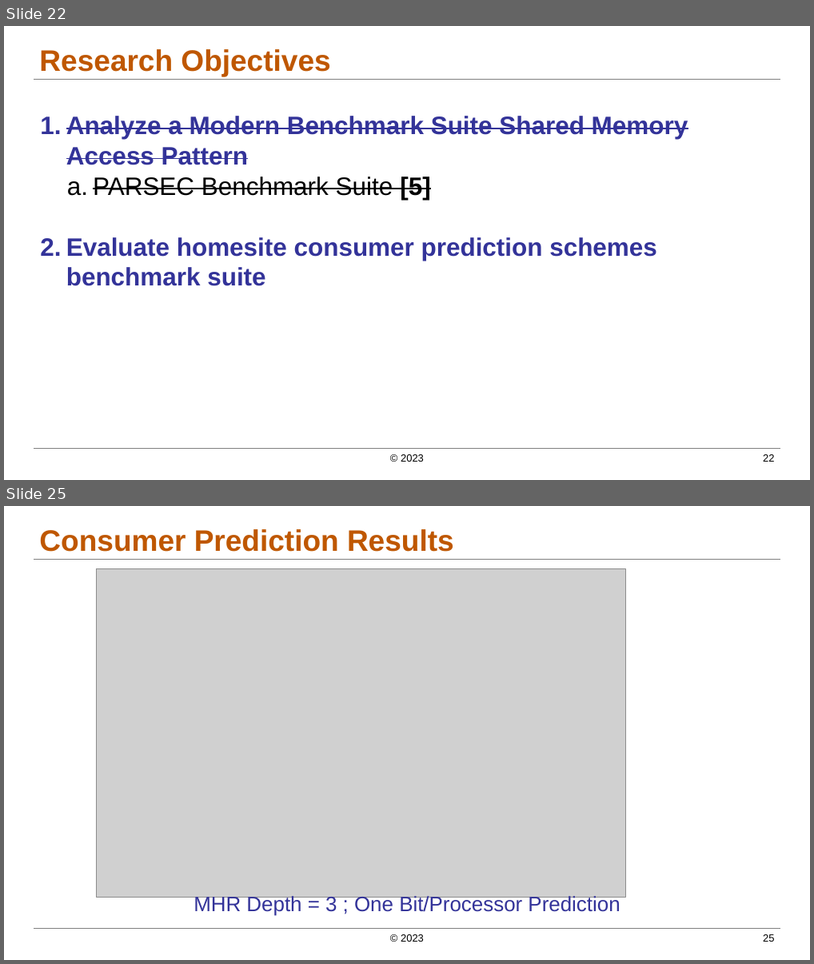
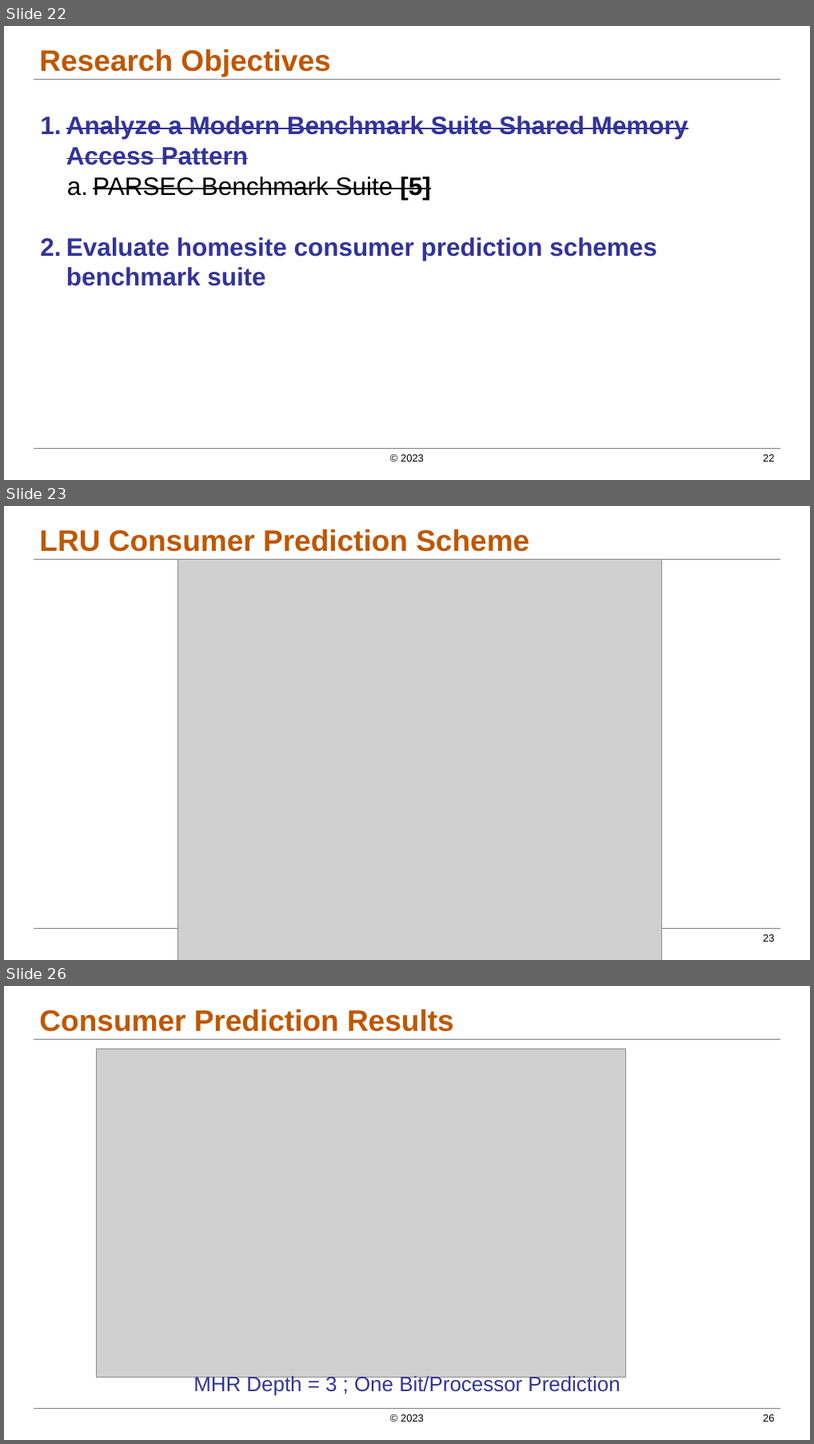
Before and after one commit to chekfung/parallel_comp_arch_final_project, a slide deck: presentation_materials/Parallel Comp Arch Final Presentation.pptx. Shown one above the other, each under a label of ours: slides 22 and 25 before the commit, slides 22, 23 and 26 after it; the slides between them are not shown. The pictures are 814x964 and 814x1444 pixels, drawn with LibreOffice and Linux fonts; fonts in the diff are those of the drawing; grey boxes stand for pictures. Boxes give left, top, right and bottom in pixels: in the first picture for what was removed or moved away, otherwise in the second. Text is boxed around its words. In the diff, an @@ line names an element or a change of style, - is before the commit and + after.

```diff
--- a/presentation_materials/Parallel Comp Arch Final Presentation.pptx
+++ b/presentation_materials/Parallel Comp Arch Final Presentation.pptx
@@ slide 23 added at (x1=4, y1=506, x2=810, y2=960), background #FFFFFF; not listed: 2 template elements that a slide beside it also shows @@
@@ title added at (x1=39, y1=529, x2=530, y2=552), 40 pt, text #BF5700, bold @@
+LRU Consumer Prediction Scheme
@@ picture added at (x1=178, y1=560, x2=662, y2=960) @@
@@ page number added at (x1=763, y1=934, x2=774, y2=941), 14 pt, text #000000 @@
+23
@@ what was slide 25 is now slide 26 @@
@@ page number at (x1=763, y1=1414, x2=774, y2=1421): text changed @@
-25
+26
```
Also in this commit, not shown: 3 slides changed.
